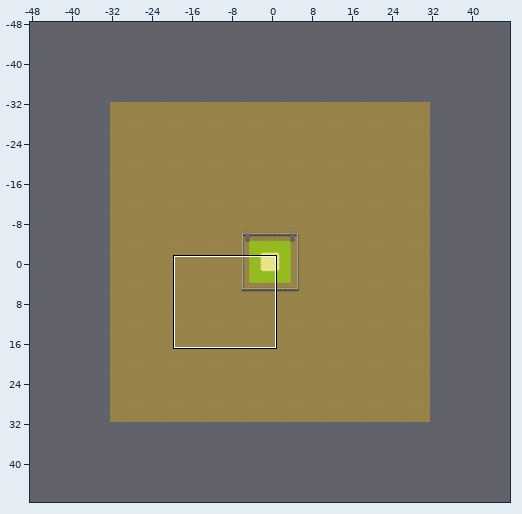
Tiled map: src/maps/mapsTMX/Start0.tmx. The picture above shows the old version from afar; the outline marks the close-up.
Close-up. Before the commit:
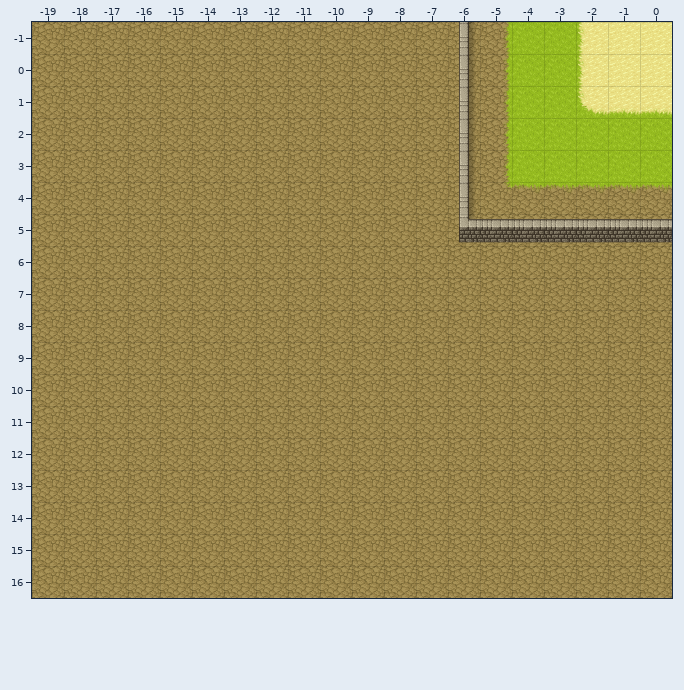
Cells are 32x32 px. Shown: x -19..0, y -1..16. The commit also changed other parts of the map, which this record leaves out.
Once edited:
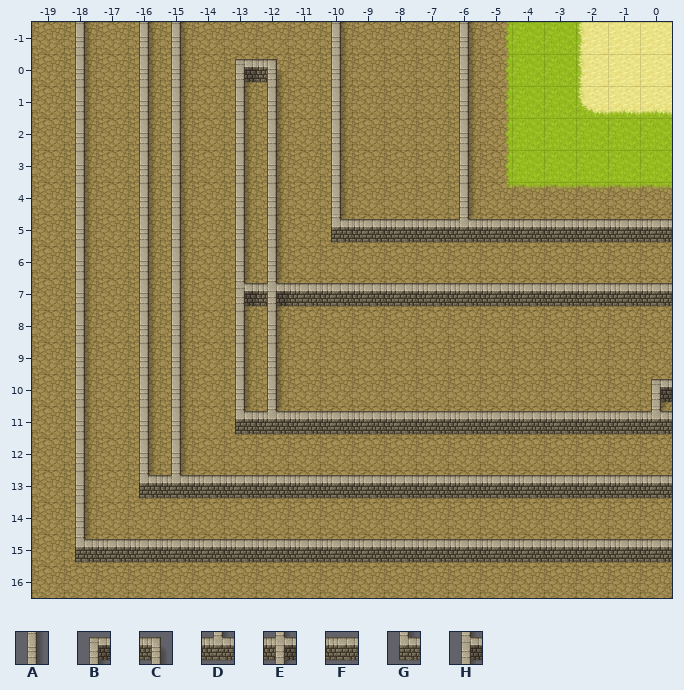
Key: from "other": A 208, B 210, C 211, D 213, E 215, F 216, G 218, H 221.
_ is an empty cell.
Diff:
Layer "Tile Layer 2":
There is now tile A in rows -1 to 0 at x -18, -16 to -15 and -10; in rows 1 to 4 at x -18, -16 to -15, -13 to -12 and -10; in rows 5 to 6 at x -18, -16 to -15 and -13 to -12; in row 7 at x -18 and -16 to -15; in rows 8 to 10 at x -18, -16 to -15 and -13 to -12; in rows 11 to 12 at x -18 and -16 to -15.
There is now tile A in rows 13 to 14 at x -18.
There is now tile B in row 0 at x -13; in row 10 at x 0.
There is now tile C in row 0 at x -12.
The edit turns tile G into tile D in row 5 at x -6.
There is now tile D in row 11 at x -12 and 0; in row 13 at x -15.
There is now tile E in row 7 at x -12.
There is now tile F in row 5 at x -9 to -7; in row 7 at x -11 to 0; in row 11 at x -11 to -1; in row 13 at x -14 to 0; in row 15 at x -17 to 0.
There is now tile G in row 5 at x -10; in row 11 at x -13; in row 13 at x -16; in row 15 at x -18.
There is now tile H in row 7 at x -13.
Where, in picture pixels (left, top, right, bottom), the same in both close-ups:
changed: (75, 22, 672, 563)
